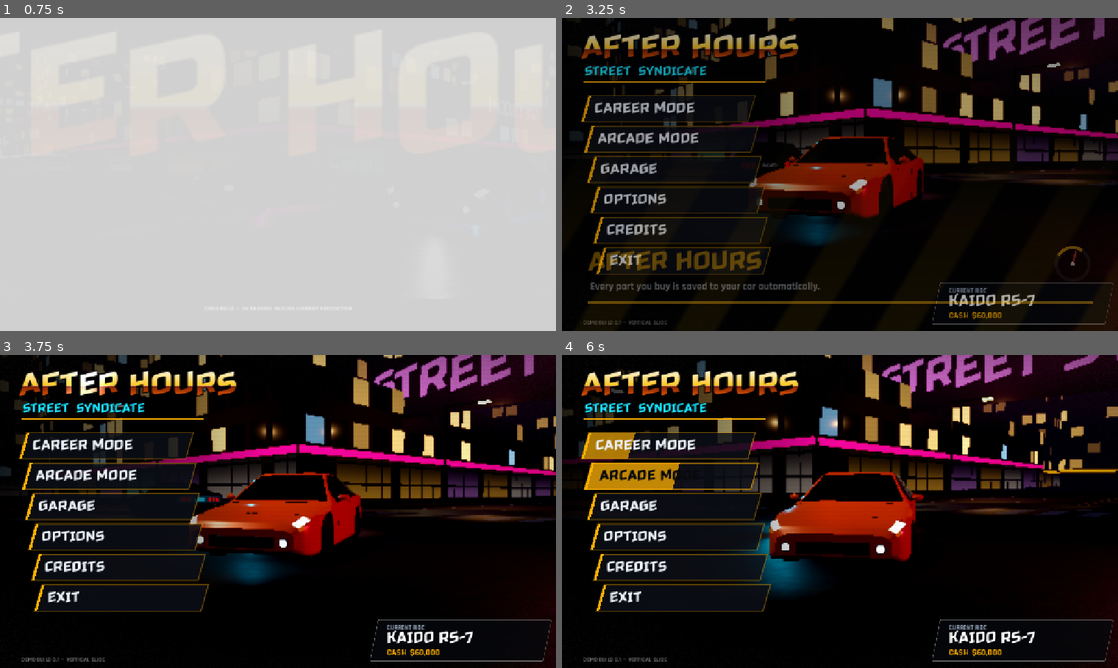
Above: before the commit, frames 1-4 (two rows, left to right).
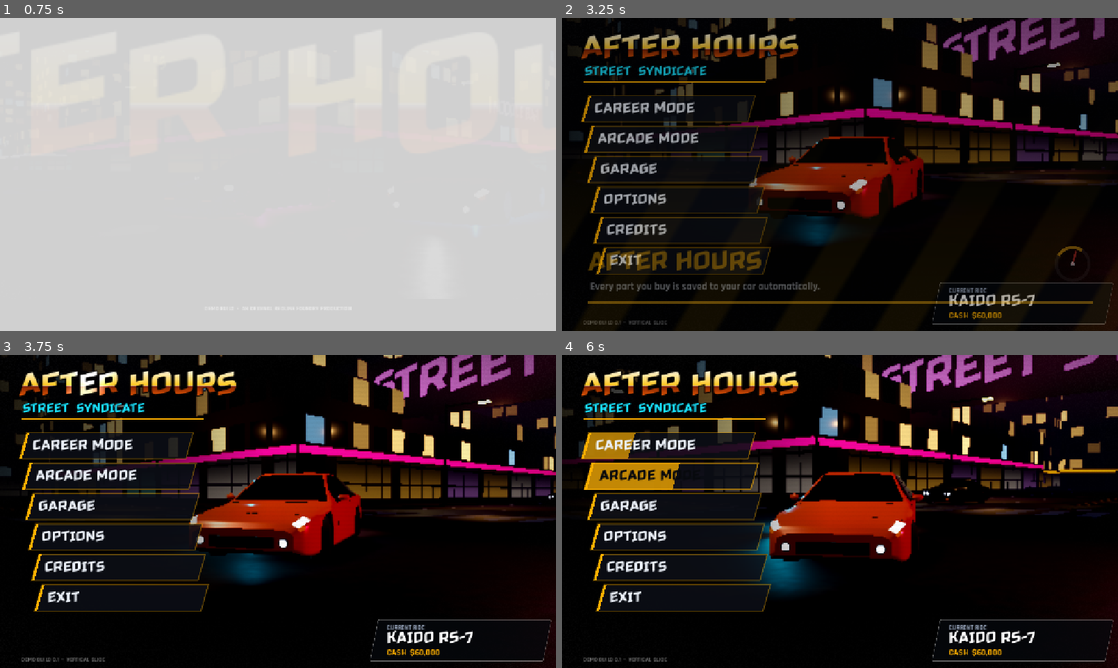
Above: after the commit, the same moments.

Repository: HMDpreformance/hamadz
Game: Godot game, scene res://scenes/intro.tscn
Same seed, same stepped clock (60 frames per second), same inputs: the game is played once before the commit and once after it.
Inputs (mouse positions are in pixels of both pictures, inside the frame that each line leads up to):
- Up to frame 1 (0.75 s): tap Enter at 0.5 s; move the mouse to (400, 158) at 0.52 s; hold D (steer_right) from 0.53 s (still down); hold Shift (nitro) from 0.53 s (still down); click (400, 158) at 0.67 s
- Up to frame 2 (3.25 s): release D (steer_right) at 1.25 s; release Shift (nitro) at 1.25 s; drag from (728, 190) to (812, 237) at 1.27 s; move the mouse to (895, 105) at 2.02 s; hold D (steer_right) 2.03-2.75 s; hold W (gas) 2.03-2.75 s; tap Shift (nitro) at 2.3 s; drag from (812, 237) to (673, 127) at 2.77 s
- Up to frame 3 (3.75 s): move the mouse to (444, 558) at 3.52 s; hold A (steer_left) from 3.53 s (still down); hold Shift (nitro) from 3.53 s (still down); tap N at 3.6 s
- Up to frame 4 (6 s): release A (steer_left) at 4.25 s; release Shift (nitro) at 4.25 s; drag from (673, 464) to (756, 433) at 4.27 s; move the mouse to (867, 511) at 5.02 s; hold S (brake) 5.03-5.75 s; hold Shift (nitro) 5.03-5.75 s; tap C (camera) at 5.1 s; click (867, 511) at 5.17 s; drag from (756, 433) to (728, 527) at 5.77 s

Frame 1 is identical in both runs. In frame 2, 0.4% of the frame differs, in the area x 31-44%, y 39-48%; in frame 3, 0.3%; in frame 4, 0.4%, in the area x 64-77%, y 39-48%.

Commit message:
Fix traffic lane following and spawn placement, add README and license
Traffic cars now follow their lane with lookahead steering and start on
their loop instead of near the world origin.

Co-Authored-By: Claude Fable 5.2 <noreply@anthropic.com>
Claude-Session: https://claude.ai/code/session_01KGiR9yDrWfQZeDzCR2otoG

Diff:
--- a/scripts/scenes/drive.gd
+++ b/scripts/scenes/drive.gd
@@ -390,7 +390,7 @@
 	# --- gauge
 	_gauge = _Gauge.new()
 	_gauge.car = car
-	UI.place(_gauge, Vector2(0, 1), Vector2(304, -204), Vector2(240, 200))
+	UI.place(_gauge, Vector2(0, 1), Vector2(304, -228), Vector2(240, 200))
 	_hud.add_child(_gauge)
 
 	_banner = UI.label("", 84, Color.WHITE, true)
@@ -606,3 +606,18 @@
 func dev_finish() -> void:
 	run_time = 44.0
 	_finish()
+
+
+func dev_log(tag := "") -> void:
+	print("SIM %s t=%.2f mph=%.1f gear=%d rpm=%.2f slip=%.1f yaw=%.0f pos=(%.0f,%.0f) nitro=%.2f state=%s cp=%d" % [tag, run_time, car.speed_mph(), car.gear + 1, car.rpm, car.slip, rad_to_deg(car.rotation.y), car.global_position.x, car.global_position.z, car.nitro, state, cp_index])
+
+
+func dev_traffic() -> void:
+	var worst := 0.0
+	for t in _traffic:
+		var c: Vector3 = t.global_position
+		# distance from the lane square around its block
+		var bc := Vector3(round(c.x / City.PITCH) * City.PITCH, 0, round(c.z / City.PITCH) * City.PITCH)
+		var d := absf(maxf(absf(c.x - bc.x), absf(c.z - bc.z)) - (City.PITCH * 0.5 - 5.6))
+		worst = maxf(worst, d)
+	print("TRAFFIC max lane error %.2f m" % worst)
--- a/scripts/vehicle/player_car.gd
+++ b/scripts/vehicle/player_car.gd
@@ -108,8 +108,8 @@
 	# cap by lateral g so high-speed steering stays stable; the handbrake lifts the cap
 	var lat_cap := (14.0 + grip_base) / maxf(absf(speed), 4.0)
 	if handbraking and absf(speed) > 6.0:
-		_yaw_rate *= 1.4
-		lat_cap *= 1.55
+		_yaw_rate *= 1.3
+		lat_cap *= 1.4
 	elif absf(slip) > 4.0:
 		lat_cap *= 1.25
 	_yaw_rate = clampf(_yaw_rate, -lat_cap, lat_cap)
@@ -192,8 +192,18 @@
 				_crash_cd = 0.4
 				crashed.emit(impact)
 		velocity *= 0.992
+		# glance off walls: swing the nose along the surface instead of sticking to it
+		var into := fwd.dot(n)
+		if into < -0.05 and absf(speed) > 1.0:
+			var tangent := fwd - n * into
+			if tangent.length_squared() > 0.0004:
+				tangent = tangent.normalized()
+				var turn := fwd.signed_angle_to(tangent, Vector3.UP)
+				rotate_y(clampf(turn, -1.0, 1.0) * minf(dt * (5.0 + absf(speed) * 0.15), 1.0))
+			else:
+				velocity += n * 2.0
 	velocity.y = 0.0
-	speed = velocity.dot(fwd)
+	speed = velocity.dot(forward())
 	var gy := 0.0
 	if ground_fn.is_valid():
 		gy = ground_fn.call(global_position)
--- a/scripts/vehicle/traffic_car.gd
+++ b/scripts/vehicle/traffic_car.gd
@@ -13,6 +13,7 @@
 
 func setup(id: String, paint: int, waypoints: PackedVector3Array, start_index: int, start_t: float) -> void:
 	path = waypoints
+	sync_to_physics = false
 	_i = start_index
 	var cfg := CarDB.default_config(id)
 	cfg["paint"] = paint
@@ -36,27 +37,36 @@
 func _physics_process(dt: float) -> void:
 	if path.is_empty():
 		return
-	var tgt := path[_i]
-	var to := tgt - global_position
+	var n := path.size()
+	var a := path[(_i + n - 1) % n]
+	var b := path[_i]
+	var seg := b - a
+	var seg_len := seg.length()
+	var seg_dir := seg / seg_len
+	var along := (global_position - a).dot(seg_dir)
+	# start the next leg a little early so corners come out rounded but tight
+	if along > seg_len - 7.0:
+		_i = (_i + 1) % n
+		return
+	# pure pursuit of a point a few metres ahead on the lane line keeps the car in its lane
+	var aim := a + seg_dir * minf(along + 7.0, seg_len)
+	var to := aim - global_position
 	to.y = 0.0
-	var dist := to.length()
-	if dist < 5.0:
-		_i = (_i + 1) % path.size()
-		return
 	var want := cruise
-	if dist < 16.0:
+	if along > seg_len - 20.0 or along < 6.0:
 		want = 6.5
 	if player != null:
 		var rel := player.global_position - global_position
 		var ahead := rel.dot(-global_transform.basis.z)
 		var side := absf(rel.dot(global_transform.basis.x))
-		if ahead > 0.0 and ahead < 11.0 and side < 2.6:
+		if ahead > 0.0 and ahead < 11.0 and side < 2.1:
 			want = 0.0
 	_speed = move_toward(_speed, want, (9.0 if want < _speed else 4.0) * dt)
-	var dir := to / dist
+	var dir := to.normalized()
 	var cur := -global_transform.basis.z
-	var new_dir := cur.slerp(dir, clampf(dt * 2.6 * maxf(_speed, 2.0) / 6.0, 0.0, 1.0)).normalized()
+	var new_dir := cur.slerp(dir, clampf(dt * 4.0, 0.0, 1.0)).normalized()
 	var pos := global_position + new_dir * _speed * dt
+	pos.y = 0.0
 	global_transform = Transform3D(Basis.looking_at(new_dir, Vector3.UP), pos)
 	visual.spin_wheels(_speed * dt / visual.wheel_radius)
 	visual.set_brake(want < _speed - 0.5)
--- a/scripts/world/city.gd
+++ b/scripts/world/city.gd
@@ -202,15 +202,6 @@
 	mi.material_override = _building_material()
 	mi.position = pos + Vector3(0, size.y * 0.5, 0)
 	add_child(mi)
-	if with_colliders:
-		var sb := StaticBody3D.new()
-		var cs := CollisionShape3D.new()
-		var bs := BoxShape3D.new()
-		bs.size = size
-		cs.shape = bs
-		sb.add_child(cs)
-		sb.position = mi.position
-		add_child(sb)
 	# rooftop: parapet glow + beacon on tall towers
 	if size.y > 38.0:
 		EnvKit.box(self, Vector3(0.6, 3.0, 0.6), pos + Vector3(0, size.y + 1.5, 0), EnvKit.solid(Color(0.05, 0.05, 0.05)))
@@ -279,6 +270,16 @@
 	var central := 1.0 - (absf(bi - (blocks - 1) * 0.5) + absf(bj - (blocks - 1) * 0.5)) / maxf(blocks, 1.0)
 	var pattern := _rng.randi() % 4
 	var rects := []
+	if with_colliders:
+		# one solid collider per block (no alley pockets for the car to wedge into)
+		var sb := StaticBody3D.new()
+		var cs := CollisionShape3D.new()
+		var bs := BoxShape3D.new()
+		bs.size = Vector3(lot, 14.0, lot)
+		cs.shape = bs
+		sb.add_child(cs)
+		sb.position = Vector3(cx, 7.0, cz)
+		add_child(sb)
 	match pattern:
 		0:  # four towers with alleys
 			var s := lot * 0.5 - 2.5
--- a/scripts/world/env_kit.gd
+++ b/scripts/world/env_kit.gd
@@ -12,7 +12,7 @@
 		return _cache[key]
 	var w := 256
 	var h := 128
-	var img := Image.create(w, h, false, Image.FORMAT_RGBF)
+	var img := Image.create(w, h, false, Image.FORMAT_RGBAH)
 	for y in h:
 		var v := float(y) / h           # 0 = zenith, 1 = nadir
 		for x in w:
@@ -47,7 +47,7 @@
 		return _cache["city"]
 	var w := 320
 	var h := 160
-	var img := Image.create(w, h, false, Image.FORMAT_RGBF)
+	var img := Image.create(w, h, false, Image.FORMAT_RGBAH)
 	var rng := RandomNumberGenerator.new()
 	rng.seed = 11
 	var skyline := []
Not shown, added: icon_bg.png.import
Not shown, added: icon_fg.png.import
